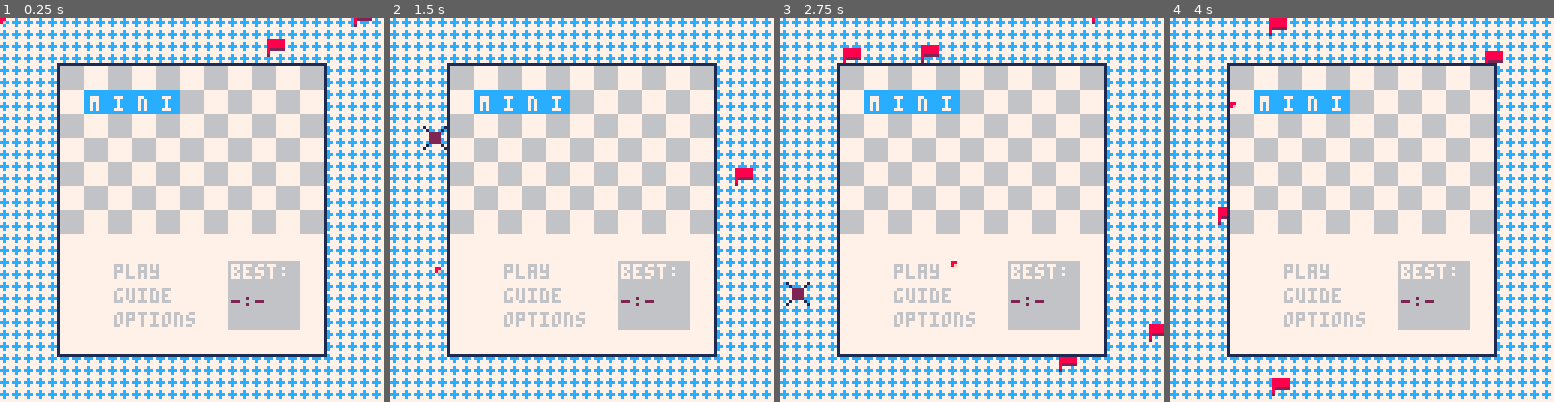
Above: before the commit, frames 1-4 (left to right).
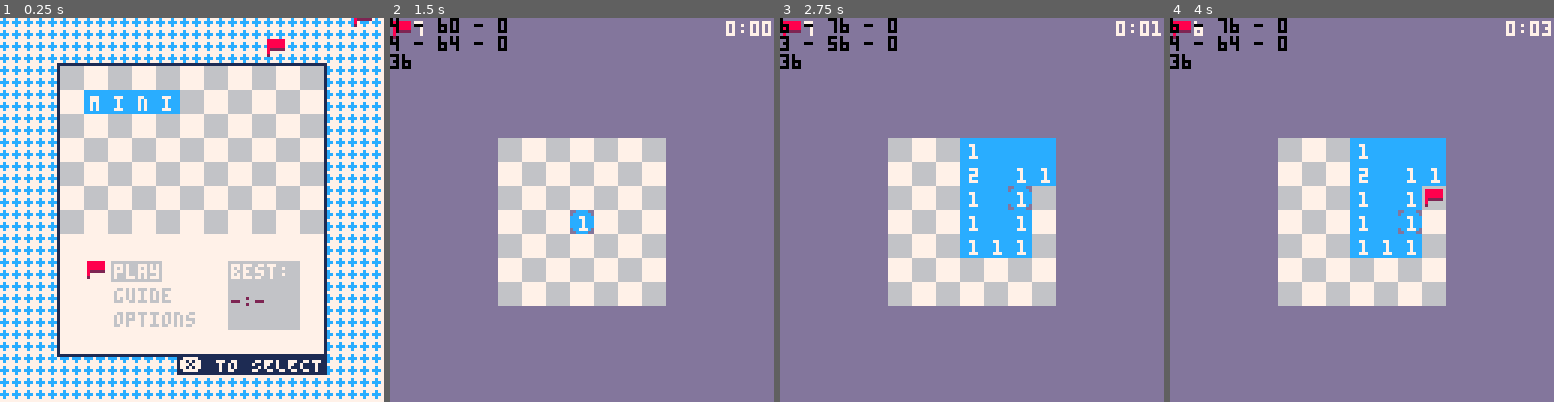
Above: after the commit, the same moments.

Repository: wsasaki01/mini-mines
Game: PICO-8 cartridge mini-mines.p8
Two runs of this game, one before a commit and one after it. Both use one fixed random seed, a clock stepped at 60 frames per second and the inputs below.
Inputs (mouse positions are in pixels of both pictures, inside the frame that each line leads up to):
- Up to frame 1 (0.25 s): no input
- Up to frame 2 (1.5 s): tap X (X key) at 0.33, 1.07 s; click (670, 121) at 0.67 s; tap O (Z key) at 0.7 s; click (436, 267) at 1.22 s
- Up to frame 3 (2.75 s): hold Right 1.6-2.1 s; tap O (Z key) at 1.7, 2.1, 2.5 s; click (887, 114) at 1.77 s; tap X (X key) at 1.85 s; hold Up 2.15-2.42 s; click (952, 259) at 2.32 s; hold Right from 2.47 s (still down)
- Up to frame 4 (4 s): click (1404, 106) at 2.87 s; tap O (Z key) at 2.9, 3.3, 3.7 s; tap X (X key) at 2.97 s; release Right at 3.03 s; hold Left 3.08-3.58 s; click (1465, 256) at 3.42 s; hold Down 3.63-3.97 s; click (1231, 102) at 3.97 s

The runs differ from the first frame. In frame 1, 2.5% of the frame differs, in the area x 0-86%, y 0-93%; in frame 2, 96%; in frame 3, 96%, in the area x 0-100%, y 0-100%; in frame 4, 96%.

Commit message:
Force "Play" to be selected on title screen

Diff:
--- a/main.lua
+++ b/main.lua
@@ -21,8 +21,8 @@
     icons = {}
 
     -- which control scheme to use?
-    controller = false
-    mouse = true
+    controller = true
+    mouse = false
 
     -- allow user to change controls from pico-8 menu
     menuitem(1, "control: controller", set_control)
@@ -191,6 +191,7 @@
                 play = false
                 new_pb = false
 
+                menu_y = 80
                 menu = true
             end
         elseif mouse then
@@ -1007,6 +1008,7 @@
     play = false
     option = false
     guide = false
+    menu_y = 80
     menu = true
 end
 
